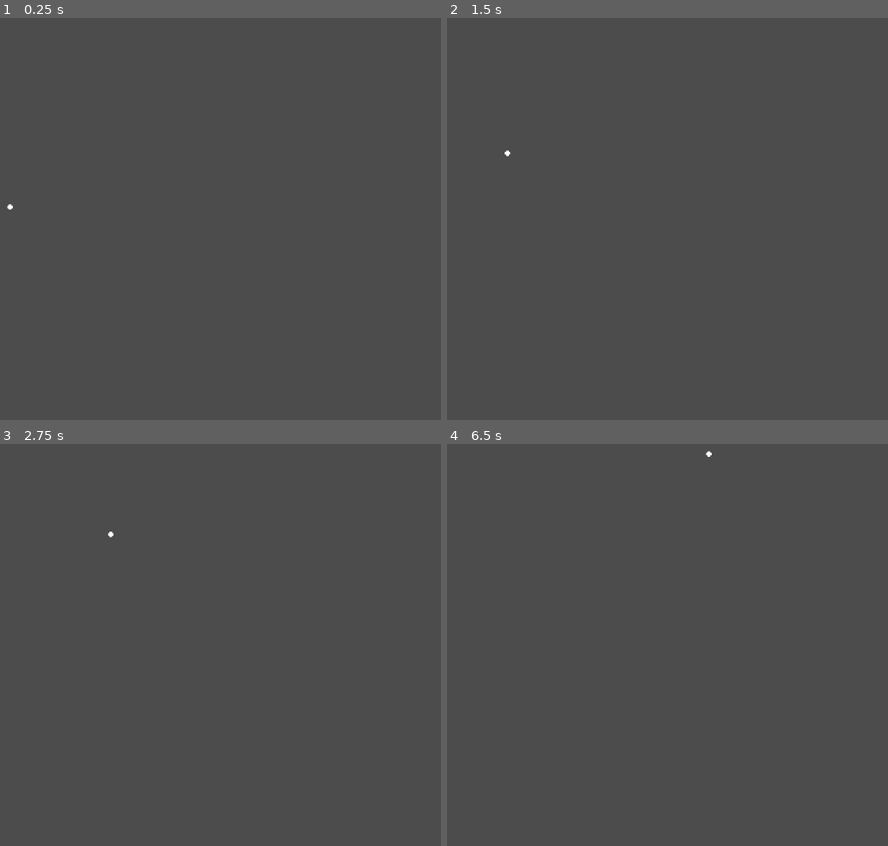
Above: before the commit, frames 1-4 (two rows, left to right).
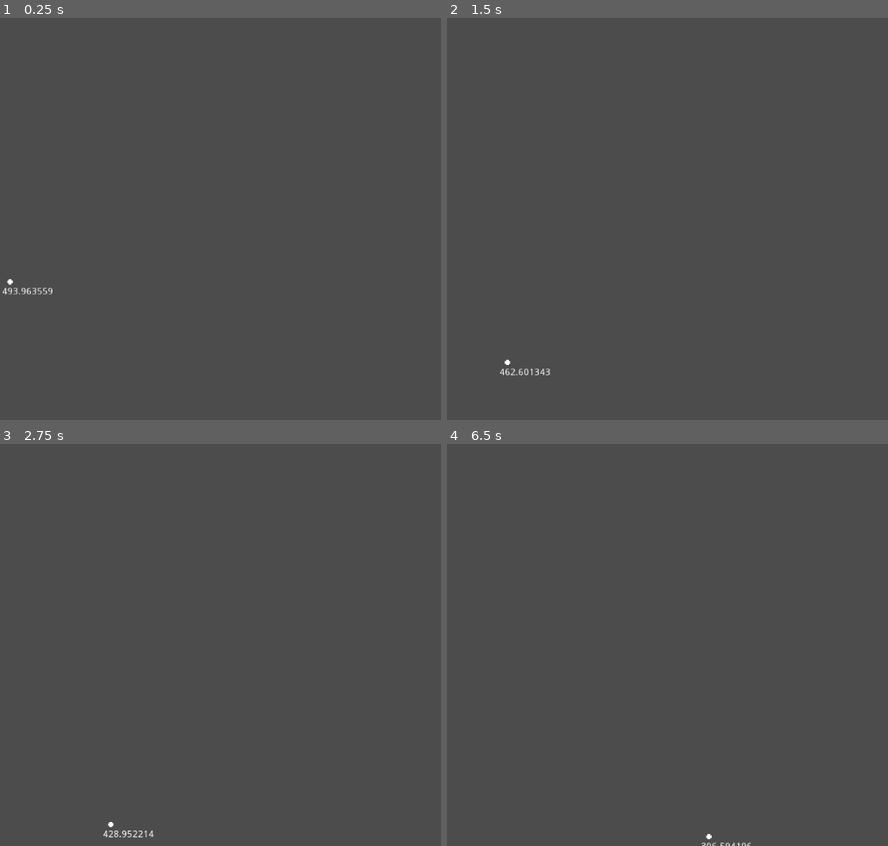
Above: after the commit, the same moments.

Repository: GalileoCap/GDT_Boleadora
Game: Godot game, scene res://Node2D.tscn
Two runs of this game, one before a commit and one after it. Both use one fixed random seed, a clock stepped at 60 frames per second and the inputs below.
Inputs:
- Up to frame 1 (0.25 s): no input
- Up to frame 2 (1.5 s): no input
- Up to frame 3 (2.75 s): no input
- Up to frame 4 (6.5 s): tap Enter at 2.75, 4.25 s; tap Space at 3.5 s

The runs differ from the first frame. In frame 1, 0.1% of the frame differs, in the area x 0-12%, y 46-69%; in frame 2, 0.1%; in frame 3, 0.1%; in frame 4, less than 0.1%.

Commit message:
Gira en circulo

Diff:
--- a/Node2D.gd
+++ b/Node2D.gd
@@ -1,9 +1,14 @@
 extends Node2D
 
 var screen_size
-const X0 = 0 #Donde empieza
+const X0 = 0.0 #Donde empieza
 const Y0 = 300.0 #Donde empieza
 const PorDondeVuelve = 1 #-1 para qe vuelva por abajo
+
+const hmax = 300.0 #Parametros parabola
+const xhmax = 500.0
+const xcayo = 1000.0
+const Radio = 300.0
 
 var dx = 1 #Para qe lado avanza
 
@@ -20,7 +25,12 @@
 	position.x = X0
 	position.y = Y0
 
-func _process(delta):
+func distancia():
+	var xc = X0 + (xcayo-X0)/2.0
+	var d = pow(pow(position.x - xc, 2.0) + pow(position.y - Y0, 2.0), 0.5)
+	return d
+
+func _process_parabola(delta):
 # En general le sumo uno a x, le sumo f'(x) a y
 # Para una linea:
 # y = f(x) = mx+b => f'(x) = m
@@ -28,9 +38,6 @@
 # y = f(x) = ax^2 + bx + c => f'(x) = 2ax + b
 # Para calcular a y b, despejamos b en funcion de a. Y despues despejamos a "a" sabiendo valores qe qeriamos qe de
 # (El punto maximo y los ceros)
-	var hmax = 300.0
-	var xhmax = 500.0
-	var xcayo = 1000.0
 	var a = aparabola(hmax, xhmax, xcayo) #OJO, qe si no tienen decimales, redondea
 	var b = bparabola(a, xcayo)
 	#print(position.x)
@@ -45,3 +52,22 @@
 			position.y += PorDondeVuelve * ((2 * a * position.x) + b)
 		else:
 			dx = 1 #Volvi al inicio
+
+func _process_circulo(delta):
+	var xc = X0 + (2 * Radio - X0)/2.0
+	position.x += dx
+	if dx == 1:
+		if position.x <= X0 + 2 * Radio:
+			position.y = Y0 + sqrt(pow(Radio, 2) - pow(position.x - xc, 2))
+		else:
+			dx = -1
+	if dx == -1:
+		if position.x > X0:
+			position.y = Y0 - sqrt(pow(Radio, 2) - pow(position.x - xc, 2))
+		else:
+			dx = 1
+
+func _process(delta):
+	# _process_parabola(delta)
+	_process_circulo(delta)
+	$Label.text = str(distancia())
--- a/Node2D.tscn
+++ b/Node2D.tscn
@@ -10,3 +10,23 @@
 [node name="Ball" type="Sprite" parent="." index="0"]
 
 texture = ExtResource( 2 )
+
+[node name="Label" type="Label" parent="." index="1"]
+
+anchor_left = 0.0
+anchor_top = 0.0
+anchor_right = 0.0
+anchor_bottom = 0.0
+margin_left = -12.0
+margin_top = 8.0
+margin_right = 11.0
+margin_bottom = 22.0
+rect_pivot_offset = Vector2( 0, 0 )
+rect_clip_content = false
+mouse_filter = 2
+mouse_default_cursor_shape = 0
+size_flags_horizontal = 1
+size_flags_vertical = 4
+percent_visible = 1.0
+lines_skipped = 0
+max_lines_visible = -1
